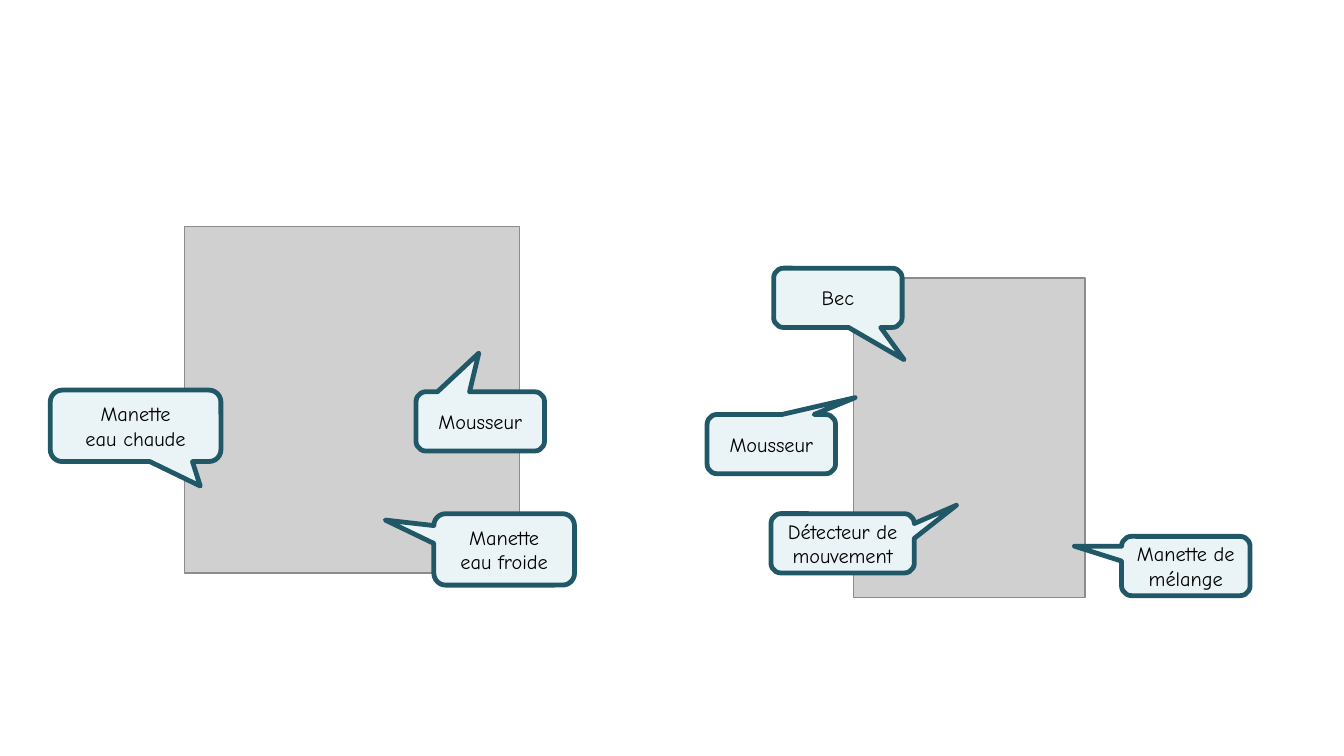
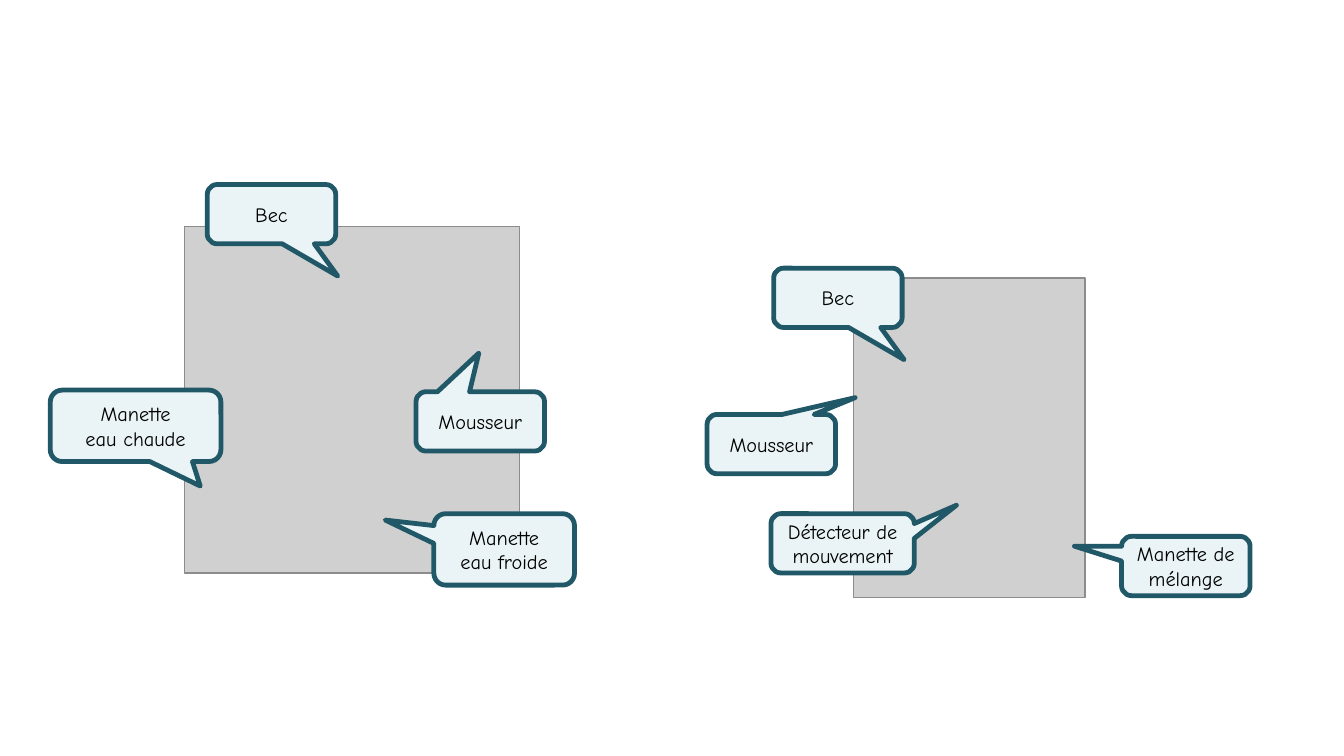
Before and after one commit to xpessoles/GRD, a slide deck: slide 1 of Séquences/D1_Robinet/S0_Robinet_xx_Figures.odp. Drawn at 1344x756 pixels with LibreOffice and Linux fonts; fonts in the diff are those of the drawing; grey boxes stand for pictures. Boxes give left, top, right and bottom in pixels: in the first picture for what was removed or moved away, otherwise in the second. Text is boxed around its words. In the diff, an @@ line names an element or a change of style, - is before the commit and + after.

```diff
--- a/Séquences/D1_Robinet/S0_Robinet_xx_Figures.odp
+++ b/Séquences/D1_Robinet/S0_Robinet_xx_Figures.odp
@@ rounded speech box added at <box>207,184,335,244</box>, fill #EAF3F5, outline #215868 2.83 pt, 12 pt, text #000000 @@
+Bec
```
Also in this commit, not shown: 2 other files.
